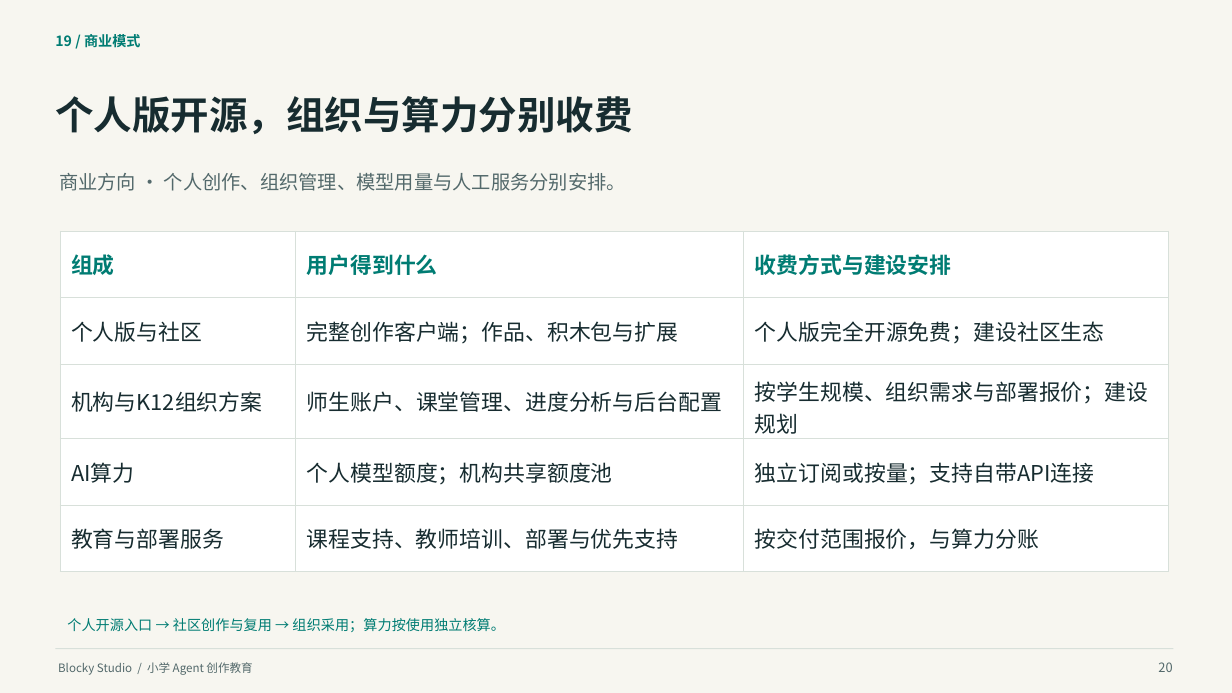
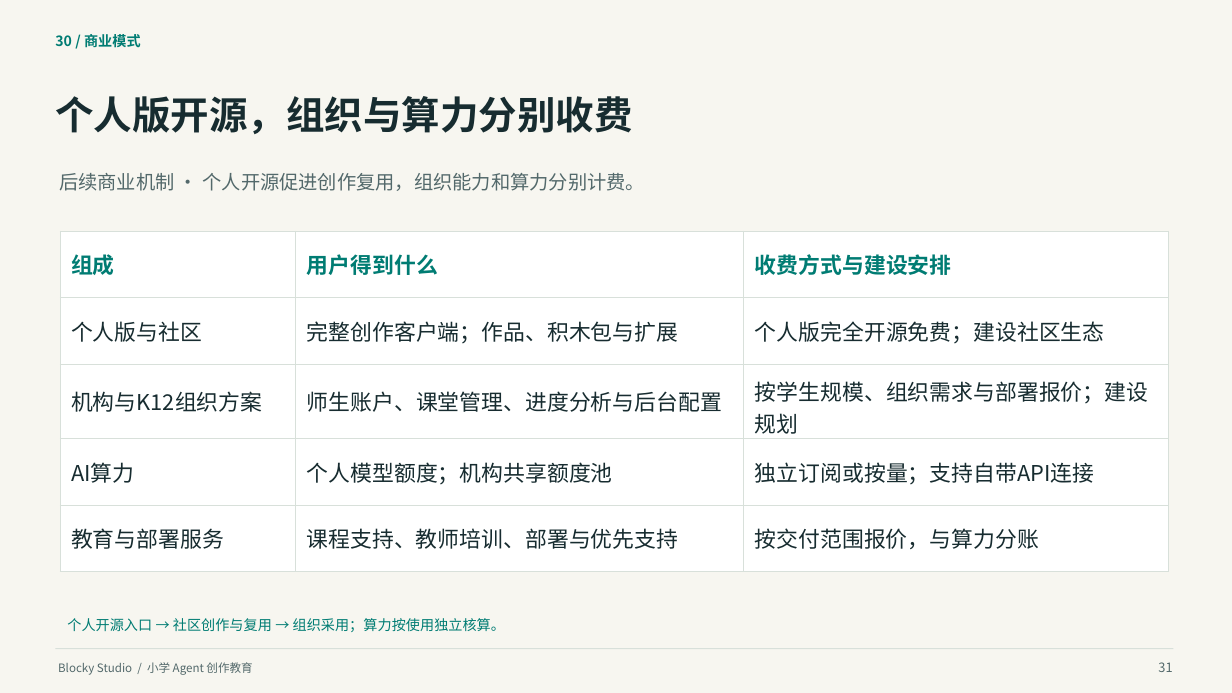
Before and after one commit to q2955161835-debug/Blocky-AI, a slide deck: slide 31 of doc/交付/2026-10-03-答辩与商业计划书/Blocky-Studio-小学Agent创作教育-2026-10-03.pptx (slide 20 before the commit). Drawn at 1232x693 pixels with LibreOffice and Linux fonts; fonts in the diff are those of the drawing. Boxes give left, top, right and bottom in pixels: in the first picture for what was removed or moved away, otherwise in the second. Text is boxed around its words. In the diff, an @@ line names an element or a change of style, - is before the commit and + after.

```diff
--- a/doc/交付/2026-10-03-答辩与商业计划书/Blocky-Studio-小学Agent创作教育-2026-10-03.pptx
+++ b/doc/交付/2026-10-03-答辩与商业计划书/Blocky-Studio-小学Agent创作教育-2026-10-03.pptx
@@ text at (55,34,141,48): text changed @@
-19 / 商业模式
+30 / 商业模式
@@ text at (59,173,646,191): text changed @@
-商业方向 · 个人创作、组织管理、模型用量与人工服务分别安排。
+后续商业机制 · 个人开源促进创作复用，组织能力和算力分别计费。
@@ text at (1158,662,1172,672): text changed @@
-20
+31
```
Also in this commit, not shown: 34 other slides changed, 9 slides added, 1 slide removed, 52 other files.
